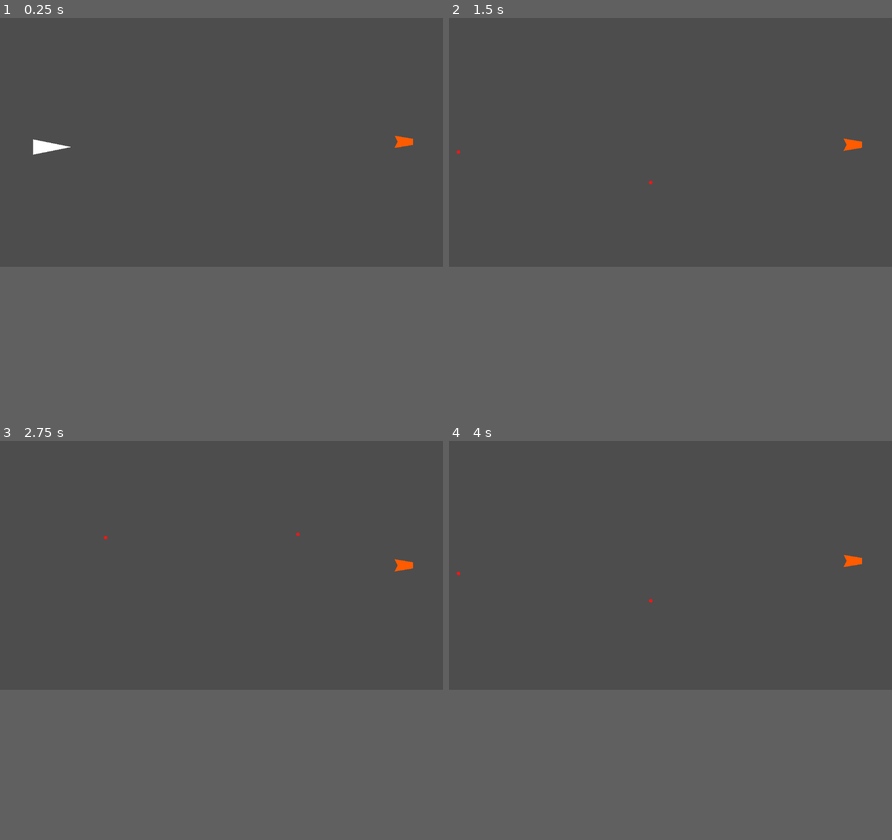
Above: before the commit, frames 1-4 (two rows, left to right).
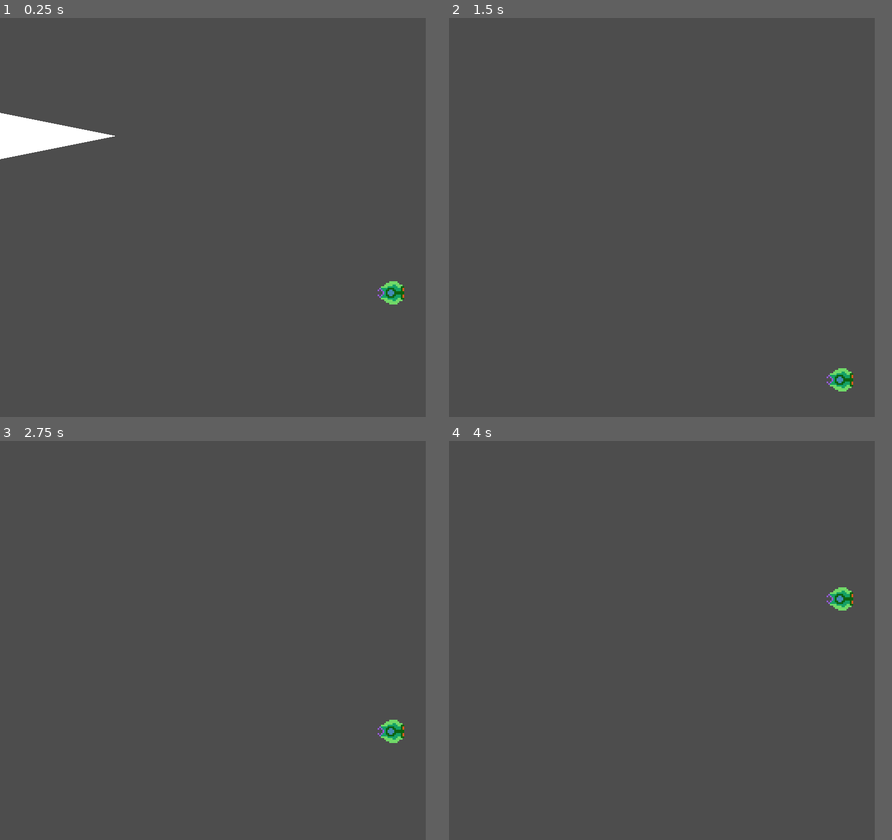
Above: after the commit, the same moments.

Repository: ratsinyourwalls/videoludiko
Game: Godot game, scene res://main.tscn
The game is run twice, just before and just after one commit, with the same random seed, the same clock (stepped at 60 frames per second) and the same inputs.
Inputs:
- Up to frame 1 (0.25 s): no input
- Up to frame 2 (1.5 s): hold D (RIGHT) 0.53-1.28 s; hold Space (FIRE) 0.53-1.28 s; hold S (DOWN) from 1.28 s (still down); tap Space (FIRE) at 1.35 s
- Up to frame 3 (2.75 s): release S (DOWN) at 2.03 s; hold D (RIGHT) from 2.03 s (still down); hold Space (FIRE) from 2.03 s (still down)
- Up to frame 4 (4 s): release D (RIGHT) at 2.78 s; release Space (FIRE) at 2.78 s; hold W (UP) 2.78-3.53 s; tap Space (FIRE) at 2.85 s; hold A (LEFT) from 3.53 s (still down); hold Space (FIRE) from 3.53 s (still down)
The window is 799x449 before the commit and 768x720 after it. Grey fills any space a smaller window leaves; there, only what the larger window draws over its background counts as a difference.

The runs differ from the first frame. In frame 1, 1.8% of the frame differs, in the area x 0-94%, y 23-72%; in frame 2, 0.4%; in frame 3, 0.4%; in frame 4, 0.4%.

Commit message:
Changed display size and added enemy sprite

Diff:
--- a/enemy.gd
+++ b/enemy.gd
@@ -15,7 +15,7 @@
 # Called every frame. 'delta' is the elapsed time since the previous frame.
 func _process(_delta: float) -> void:
 	var elapsed_time = Time.get_ticks_msec() - start_time
-	position.y = center + sin(elapsed_time/1000.0)*10.0
+	position.y = center + sin(elapsed_time/1000.0)*70.0
 
 
 func _on_area_entered(_area: Area2D) -> void:
--- a/enemy.tscn
+++ b/enemy.tscn
@@ -1,7 +1,8 @@
-[gd_scene load_steps=4 format=3 uid="uid://dlgky52uo0bxx"]
+[gd_scene load_steps=5 format=3 uid="uid://dlgky52uo0bxx"]
 
 [ext_resource type="Script" path="res://enemy.gd" id="1_oyju7"]
 [ext_resource type="PackedScene" uid="uid://cdwc3s47ov75c" path="res://bullet.tscn" id="2_egswu"]
+[ext_resource type="Texture2D" uid="uid://brp76drjemeb" path="res://Enemy.png" id="3_ptthm"]
 
 [sub_resource type="RectangleShape2D" id="RectangleShape2D_boddm"]
 size = Vector2(48, 32)
@@ -12,10 +13,6 @@
 script = ExtResource("1_oyju7")
 bullet = ExtResource("2_egswu")
 metadata/_edit_group_ = true
-
-[node name="Polygon2D" type="Polygon2D" parent="."]
-color = Color(1, 0.356863, 0, 1)
-polygon = PackedVector2Array(-32, -16, 16, -8, 16, 8, -32, 16, -24, 0)
 
 [node name="CollisionShape2D" type="CollisionShape2D" parent="."]
 position = Vector2(-8, 0)
@@ -28,5 +25,9 @@
 
 [node name="Node" type="Node" parent="."]
 
+[node name="Sprite2D" type="Sprite2D" parent="."]
+rotation = 3.14159
+texture = ExtResource("3_ptthm")
+
 [connection signal="area_entered" from="." to="." method="_on_area_entered"]
 [connection signal="timeout" from="ShootTimer" to="." method="_on_shoot_timer_timeout"]
--- a/main.tscn
+++ b/main.tscn
@@ -6,7 +6,7 @@
 [node name="Main" type="Node2D"]
 
 [node name="Enemy" parent="." instance=ExtResource("1_6fsoh")]
-position = Vector2(1058, 320)
+position = Vector2(235, 148)
 
 [node name="Player" parent="." instance=ExtResource("2_gwwxe")]
-position = Vector2(116, 336)
+position = Vector2(0, 71)
--- a/player.tscn
+++ b/player.tscn
@@ -7,7 +7,7 @@
 size = Vector2(3, 2)
 
 [node name="Player" type="Area2D"]
-collision_mask = 2
+collision_mask = 6
 script = ExtResource("1_pxe27")
 speed = 400
 bullet = ExtResource("2_m726r")
--- a/project.godot
+++ b/project.godot
@@ -14,6 +14,13 @@
 run/main_scene="res://main.tscn"
 config/features=PackedStringArray("4.3", "Forward Plus")
 config/icon="res://icon.svg"
+
+[display]
+
+window/size/viewport_width=256
+window/size/viewport_height=240
+window/stretch/mode="canvas_items"
+window/stretch/scale_mode="integer"
 
 [input]
 
@@ -42,3 +49,7 @@
 "events": [Object(InputEventKey,"resource_local_to_scene":false,"resource_name":"","device":-1,"window_id":0,"alt_press …(191 unchanged characters)…
 ]
 }
+
+[rendering]
+
+textures/canvas_textures/default_texture_filter=0
Binary file added: Enemy.png
Not shown, added: Enemy.png.import
Not shown, added: Enemy.pxo
